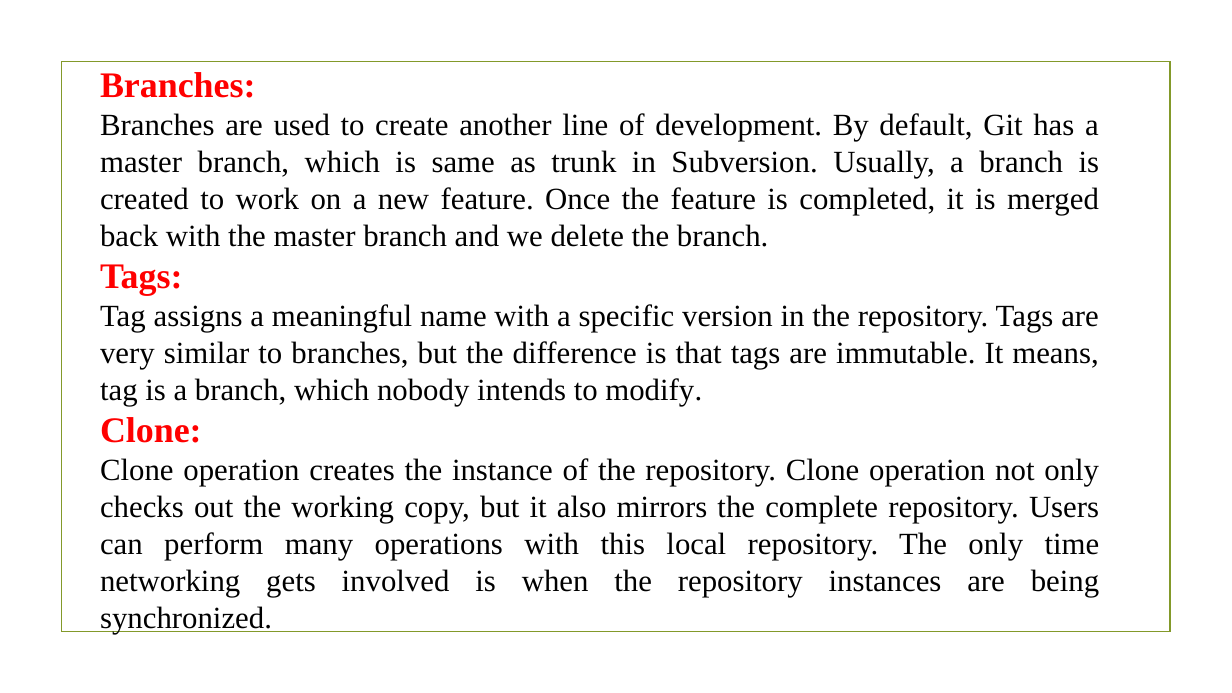
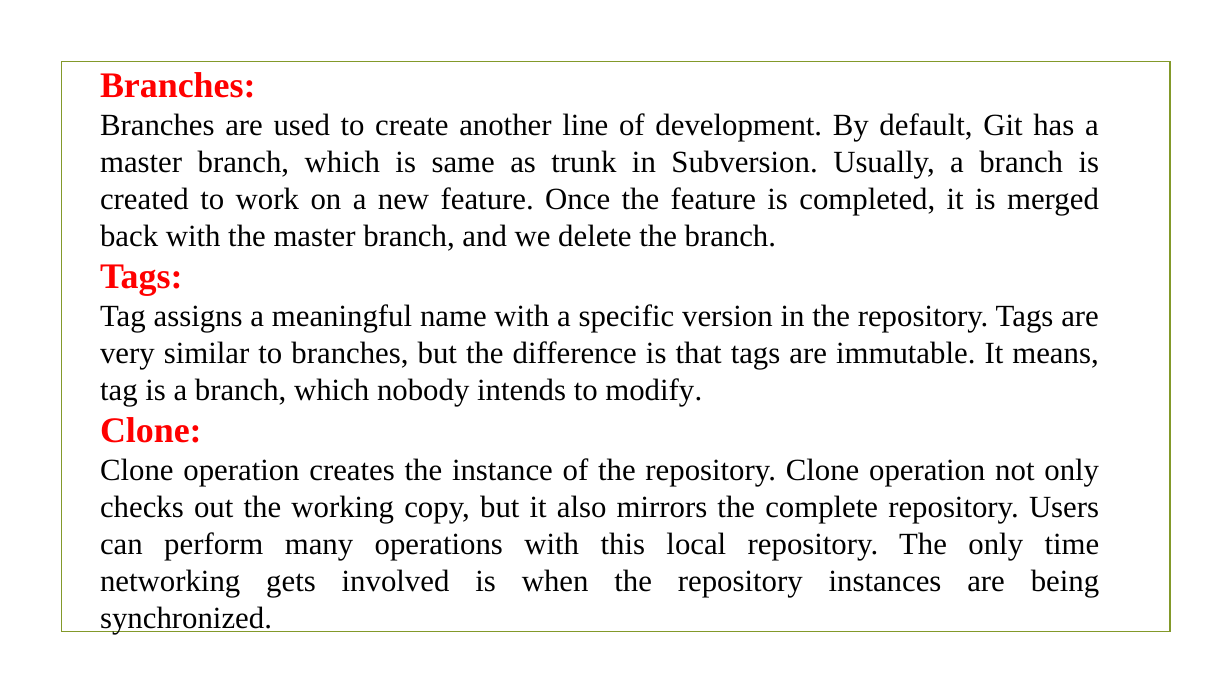
Before and after one commit to Rameshwar-Sarma/sumit, a slide deck: slide 11 of git.pptx. Drawn at 1232x693 pixels with LibreOffice and Linux fonts; fonts in the diff are those of the drawing; background and template pictures are left out. Boxes give left, top, right and bottom in pixels: in the first picture for what was removed or moved away, otherwise in the second. Text is boxed around its words. In the diff, an @@ line names an element or a change of style, - is before the commit and + after.

```diff
--- a/git.pptx
+++ b/git.pptx
@@ text at [100,113,1100,251]: text changed @@
-Branches are used to create another line of development. By default, Git has a master branch, which is same as trunk in Subversion. Usually, a branch is created to work on a new feature. Once the feature is completed, it is merged back with the master branch and we delete the branch.
+Branches are used to create another line of development. By default, Git has a master branch, which is same as trunk in Subversion. Usually, a branch is created to work on a new feature. Once the feature is completed, it is merged back with the master branch, and we delete the branch.
```
Also in this commit, not shown: 2 other slides changed.
